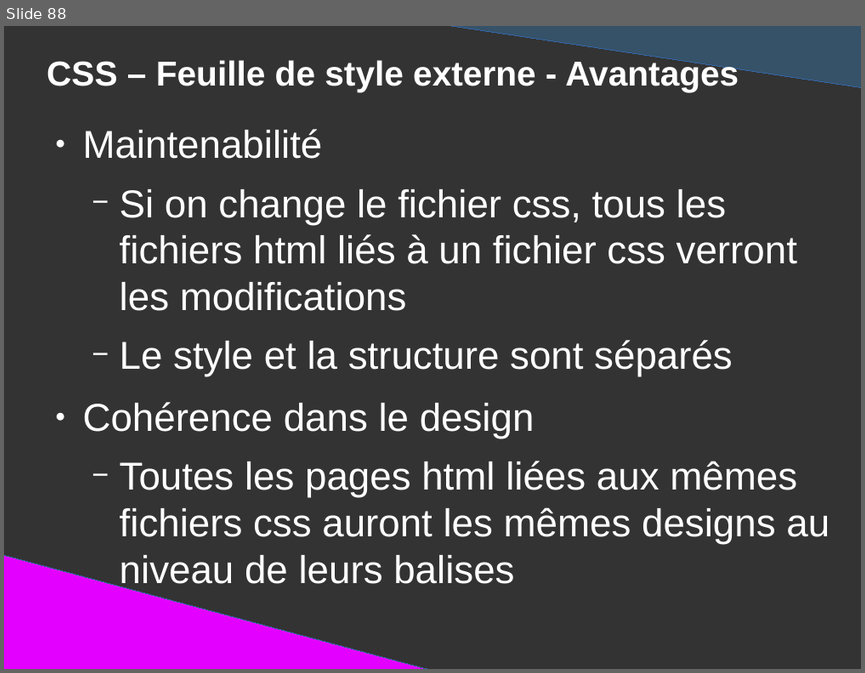
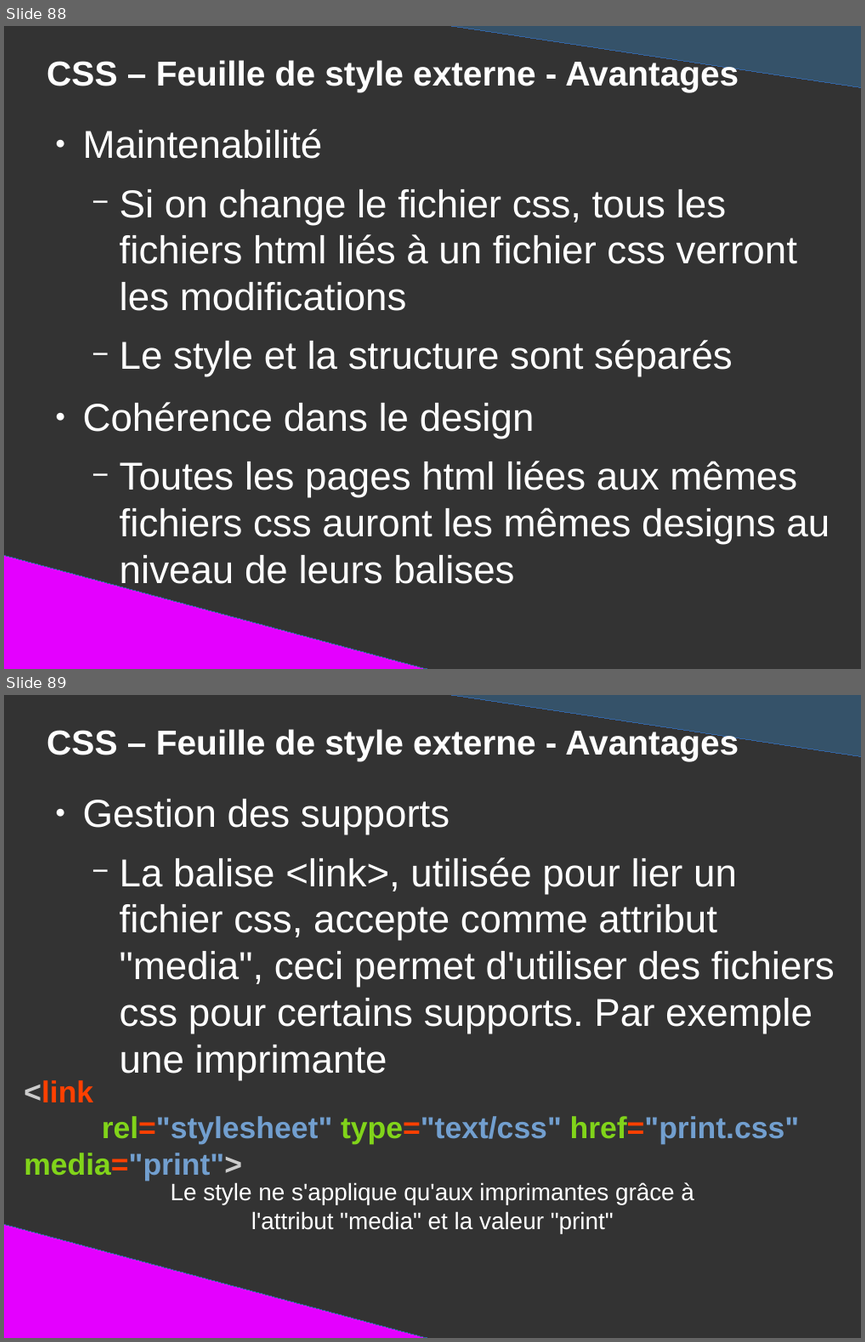
Before and after one commit to DanYellow/presentations, a slide deck: mmi/html/travaux-pratiques/numero-1/presentation.odp. Shown one above the other, each under a label of ours: slide 88 before the commit, slides 88 and 89 after it. The pictures are 865x673 and 865x1342 pixels, drawn with LibreOffice and Linux fonts; fonts in the diff are those of the drawing. Boxes give left, top, right and bottom in pixels: in the first picture for what was removed or moved away, otherwise in the second. Text is boxed around its words. In the diff, an @@ line names an element or a change of style, - is before the commit and + after.

```diff
--- a/mmi/html/travaux-pratiques/numero-1/presentation.odp
+++ b/mmi/html/travaux-pratiques/numero-1/presentation.odp
@@ slide 89 added at (x1=4, y1=695, x2=861, y2=1338), background #333333 @@
@@ right triangle added at (x1=421, y1=695, x2=861, y2=757), fill #355269, outline #3465A4 0 pt @@
@@ title added at (x1=46, y1=727, x2=738, y2=761), 32 pt, text #FFFFFF, bold @@
+CSS – Feuille de style externe - Avantages
@@ text added at (x1=83, y1=799, x2=834, y2=1080), 36 pt, text #FFFFFF @@
+● Gestion des supports
+  − La balise <link>, utilisée pour lier un fichier css, accepte comme attribut "media", ceci permet d'utiliser des fichiers css pour certains supports. Par exemple une imprimante
@@ text added at (x1=24, y1=1080, x2=799, y2=1180), 28 pt, text #729FCF, bold @@
+<link
+rel="stylesheet" type="text/css" href="print.css" media="print">
@@ title added at (x1=171, y1=1182, x2=694, y2=1233), 22 pt, text #FFFFFF @@
+Le style ne s'applique qu'aux imprimantes grâce à l'attribut "media" et la valeur "print"
@@ right triangle added at (x1=4, y1=1224, x2=447, y2=1338), fill #E400FF, outline #3465A4 0 pt @@
```
Also in this commit, not shown: 1 slide changed, 1 other slide added, 3 other files.
